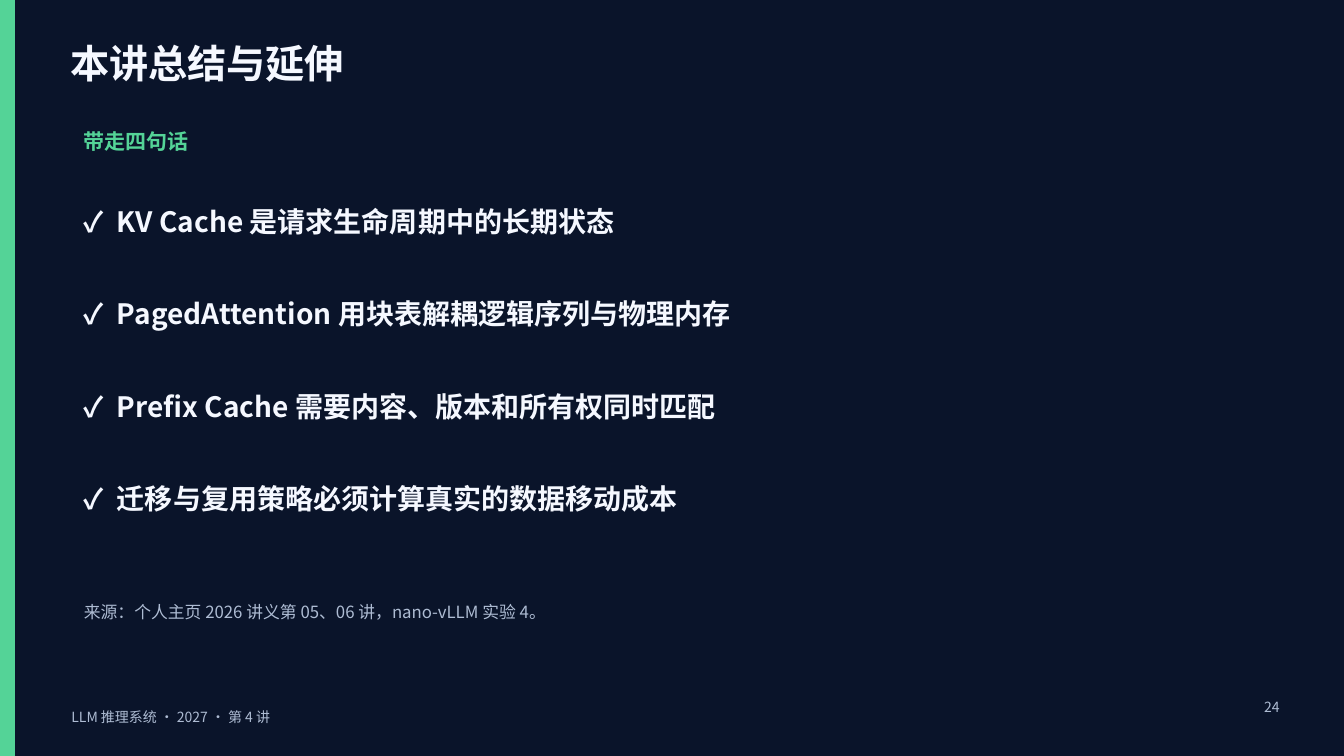
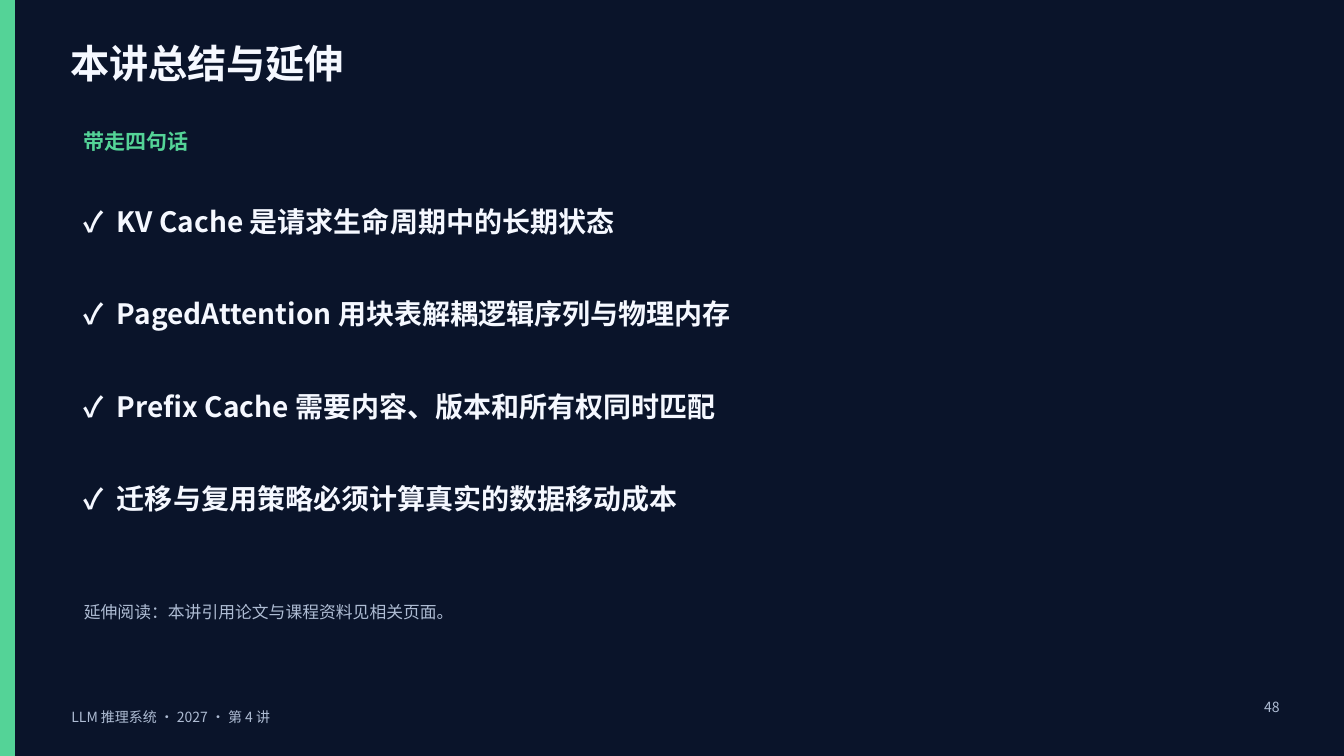
Before and after one commit to ShuhaoZhangTony/shuhaozhangtony.github.io, a slide deck: slide 48 of contents/teaching/intro-to-llm-inference-engines/2027/slides/lectures/第04讲_KV缓存与状态管理.pptx (slide 24 before the commit). Drawn at 1344x756 pixels with LibreOffice and Linux fonts; fonts in the diff are those of the drawing. Boxes give left, top, right and bottom in pixels: in the first picture for what was removed or moved away, otherwise in the second. Text is boxed around its words. In the diff, an @@ line names an element or a change of style, - is before the commit and + after.

```diff
--- a/contents/teaching/intro-to-llm-inference-engines/2027/slides/lectures/第04讲_KV缓存与状态管理.pptx
+++ b/contents/teaching/intro-to-llm-inference-engines/2027/slides/lectures/第04讲_KV缓存与状态管理.pptx
@@ text at (84, 604, 454, 620): text changed @@
-来源：个人主页 2026 讲义第 05、06 讲，nano-vLLM 实验 4。
+延伸阅读：本讲引用论文与课程资料见相关页面。
@@ text at (1264, 701, 1280, 712): text changed @@
-24
+48
```
Also in this commit, not shown: 1 other slide changed, 24 slides added, 9 other files.
